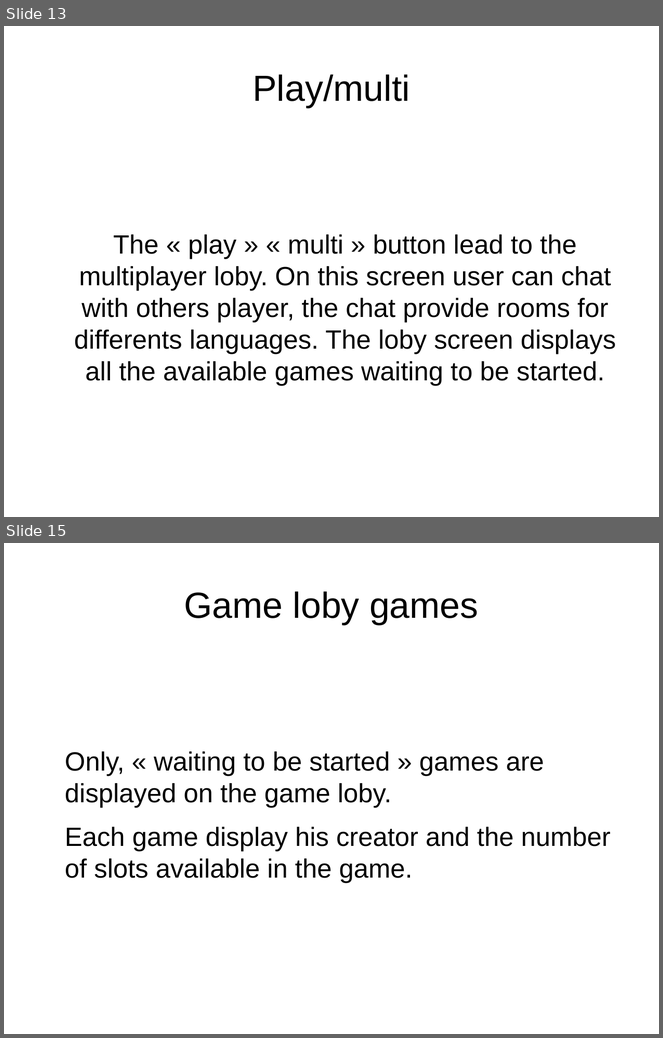
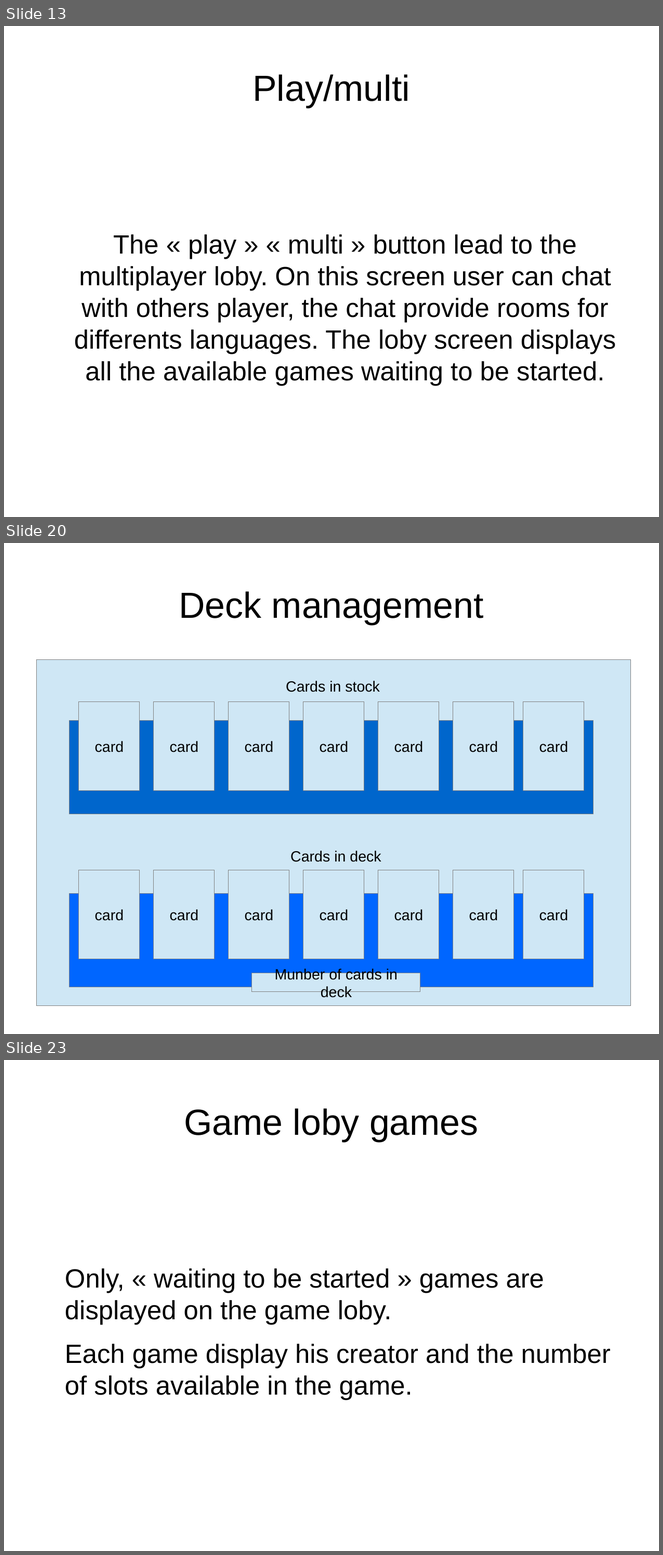
Before and after one commit to idolord/CryptDuel, a slide deck: documentation/interface.menu CDC.odp. Shown one above the other, each under a label of ours: slides 13 and 15 before the commit, slides 13, 20 and 23 after it; the slides between them are not shown. The pictures are 663x1038 and 663x1555 pixels, drawn with LibreOffice and Linux fonts; fonts in the diff are those of the drawing. Boxes give left, top, right and bottom in pixels: in the first picture for what was removed or moved away, otherwise in the second. Text is boxed around its words. In the diff, an @@ line names an element or a change of style, - is before the commit and + after.

```diff
--- a/documentation/interface.menu CDC.odp
+++ b/documentation/interface.menu CDC.odp
@@ slide 20 added at (4,543,659,1034), background #FFFFFF @@
@@ title added at (179,591,483,625), 44 pt, text #000000 @@
+Deck management
@@ rectangle added at (37,660,631,1007), fill #CFE7F5, outline #808080 0 pt @@
@@ text added at (286,681,380,692), 18 pt, text #000000 @@
+Cards in stock
@@ rectangle added at (79,702,140,792), fill #CFE7F5, outline #808080 0 pt, 18 pt, text #000000 @@
+card
@@ rectangle added at (154,702,215,792), fill #CFE7F5, outline #808080 0 pt, 18 pt, text #000000 @@
+card
@@ rectangle added at (229,702,289,792), fill #CFE7F5, outline #808080 0 pt, 18 pt, text #000000 @@
+card
@@ rectangle added at (304,702,364,792), fill #CFE7F5, outline #808080 0 pt, 18 pt, text #000000 @@
+card
@@ rectangle added at (378,702,439,792), fill #CFE7F5, outline #808080 0 pt, 18 pt, text #000000 @@
+card
@@ rectangle added at (453,702,514,792), fill #CFE7F5, outline #808080 0 pt, 18 pt, text #000000 @@
+card
@@ rectangle added at (523,702,584,792), fill #CFE7F5, outline #808080 0 pt, 18 pt, text #000000 @@
+card
@@ rectangle added at (70,721,594,814), fill #0066CC, outline #808080 0 pt @@
@@ text added at (291,851,381,862), 18 pt, text #000000 @@
+Cards in deck
@@ rectangle added at (79,871,140,960), fill #CFE7F5, outline #808080 0 pt, 18 pt, text #000000 @@
+card
@@ rectangle added at (154,871,215,960), fill #CFE7F5, outline #808080 0 pt, 18 pt, text #000000 @@
+card
@@ rectangle added at (229,871,289,960), fill #CFE7F5, outline #808080 0 pt, 18 pt, text #000000 @@
+card
@@ rectangle added at (304,871,364,960), fill #CFE7F5, outline #808080 0 pt, 18 pt, text #000000 @@
+card
@@ rectangle added at (378,871,439,960), fill #CFE7F5, outline #808080 0 pt, 18 pt, text #000000 @@
+card
@@ rectangle added at (453,871,514,960), fill #CFE7F5, outline #808080 0 pt, 18 pt, text #000000 @@
+card
@@ rectangle added at (523,871,584,960), fill #CFE7F5, outline #808080 0 pt, 18 pt, text #000000 @@
+card
@@ rectangle added at (70,895,594,988), fill #0066FF, outline #808080 0 pt @@
@@ rectangle added at (252,974,420,992), fill #CFE7F5, outline #808080 0 pt, 18 pt, text #000000 @@
+Munber of cards in deck
@@ what was slide 15 is now slide 23 @@
```
Also in this commit, not shown: 2 slides changed, 8 other slides added.
